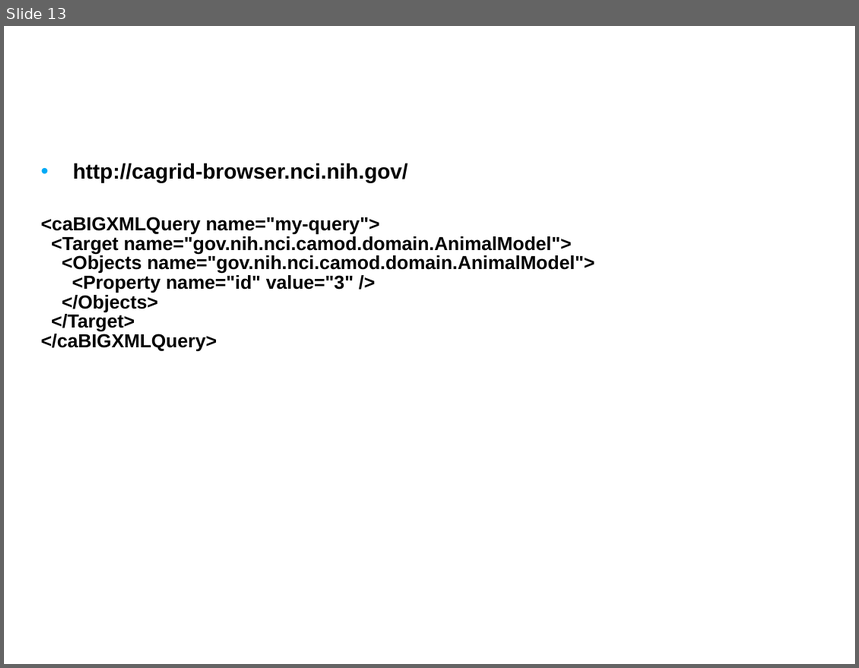
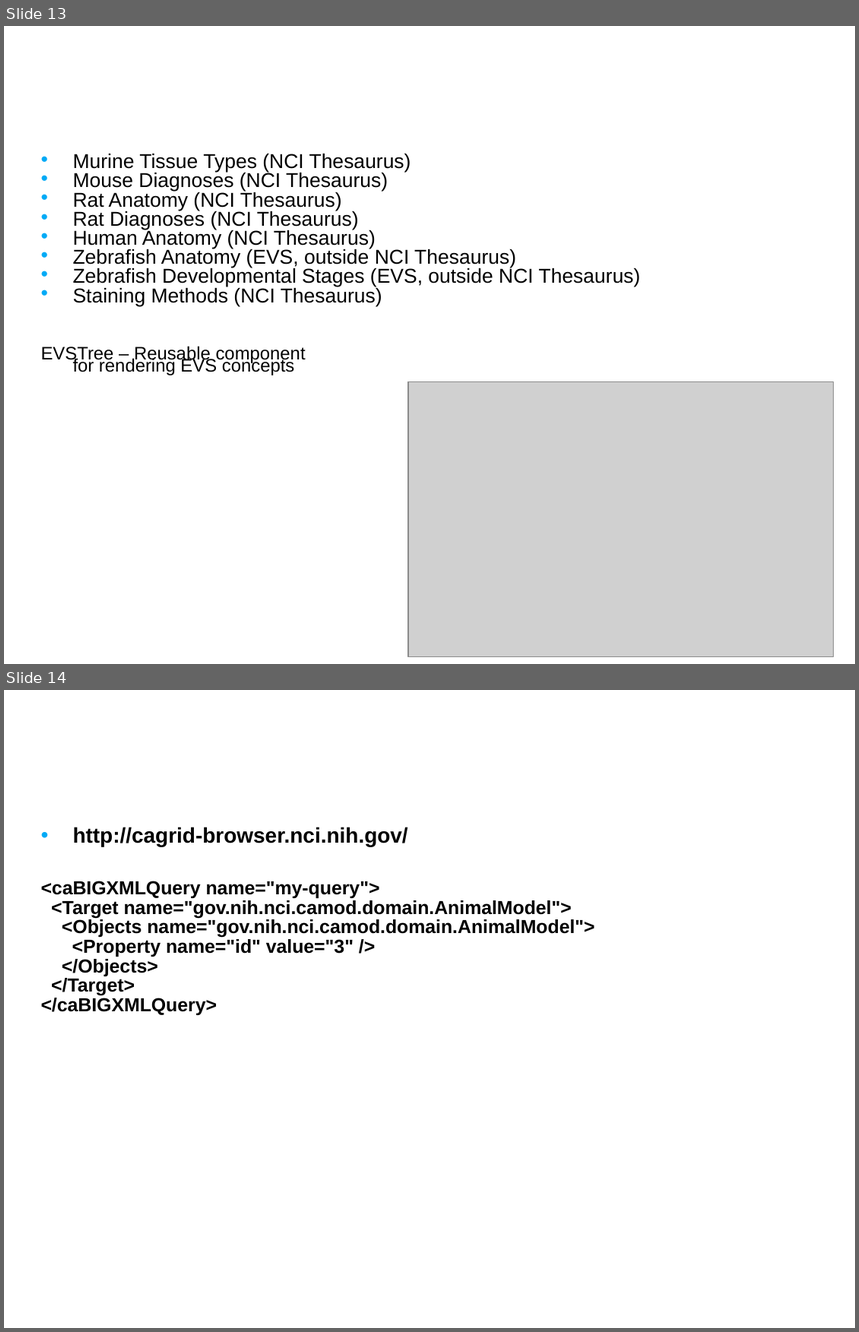
Before and after one commit to NCIP/camod-docs, a slide deck: CABIG compliance/caMOD 2.5 VCDE Submission/caMOD_Interoperability_Review_2009.ppt. Shown one above the other, each under a label of ours: slide 13 before the commit, slides 13 and 14 after it. The pictures are 859x668 and 859x1332 pixels, drawn with LibreOffice and Linux fonts; fonts in the diff are those of the drawing; grey boxes stand for pictures; background and template pictures are left out. Boxes give left, top, right and bottom in pixels: in the first picture for what was removed or moved away, otherwise in the second. Text is boxed around its words. In the diff, an @@ line names an element or a change of style, - is before the commit and + after.

```diff
--- a/CABIG compliance/caMOD 2.5 VCDE Submission/caMOD_Interoperability_Review_2009.ppt
+++ b/CABIG compliance/caMOD 2.5 VCDE Submission/caMOD_Interoperability_Review_2009.ppt
@@ slide 13 added at bbox=[4, 26, 855, 664], background picture (left out) @@
@@ title added at bbox=[32, 26, 671, 126], 24 pt, text #FFFFFF, bold @@
+Vocabulary Usage
@@ text added at bbox=[41, 153, 641, 376], 17 pt, text #000000 @@
+• Murine Tissue Types (NCI Thesaurus)
+• Mouse Diagnoses (NCI Thesaurus)
+• Rat Anatomy (NCI Thesaurus)
+• Rat Diagnoses (NCI Thesaurus)
+• Human Anatomy (NCI Thesaurus)
+• Zebrafish Anatomy (EVS, outside NCI Thesaurus)
+• Zebrafish Developmental Stages (EVS, outside NCI Thesaurus)
+• Staining Methods (NCI Thesaurus)
+EVSTree – Reusable component
+for rendering EVS concepts
@@ picture added at bbox=[408, 382, 834, 657] @@
@@ what was slide 13 is now slide 14 @@
```
Also in this commit, not shown: 6 slides changed, 5 other slides added, 6 slides removed.
